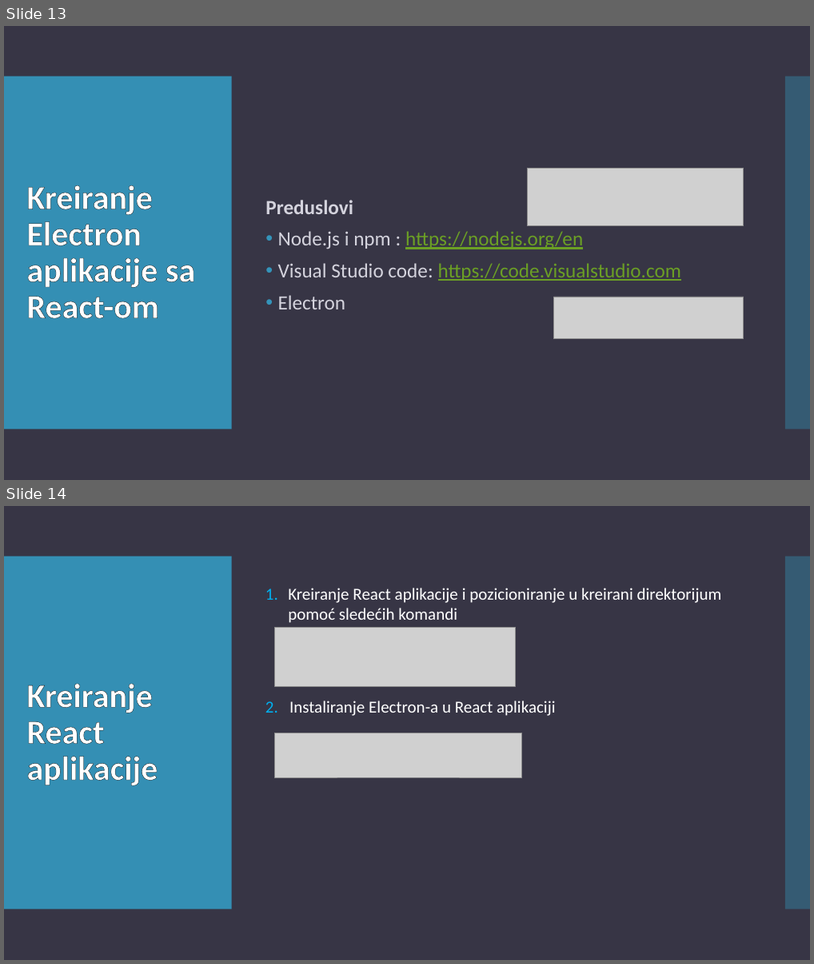
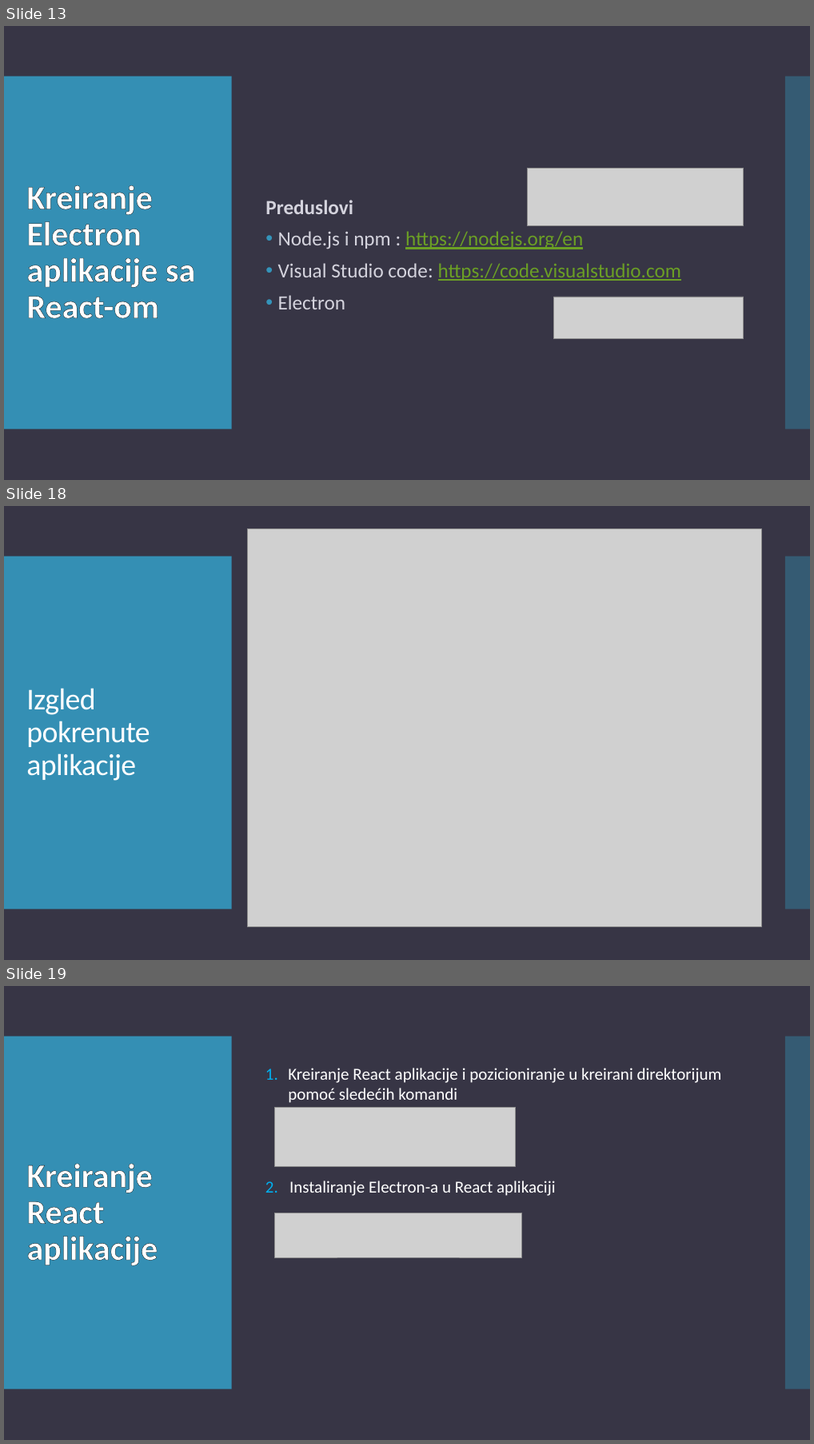
Before and after one commit to teodora18040cvetkovic/electron_react, a slide deck: Electron.pptx. Shown one above the other, each under a label of ours: slides 13 and 14 before the commit, slides 13, 18 and 19 after it; the slides between them are not shown. The pictures are 814x964 and 814x1444 pixels, drawn with LibreOffice and Linux fonts; fonts in the diff are those of the drawing; grey boxes stand for pictures. Boxes give left, top, right and bottom in pixels: in the first picture for what was removed or moved away, otherwise in the second. Text is boxed around its words. In the diff, an @@ line names an element or a change of style, - is before the commit and + after.

```diff
--- a/Electron.pptx
+++ b/Electron.pptx
@@ slide 18 added at (4, 506, 810, 960), background #373545; not listed: 2 template elements that a slide beside it also shows @@
@@ picture added at (248, 529, 762, 927) @@
@@ title added at (26, 688, 150, 780), 36 pt, text #FFFFFF @@
+Izgled pokrenute aplikacije
@@ what was slide 14 is now slide 19 @@
```
Also in this commit, not shown: 2 slides changed, 4 other slides added.
